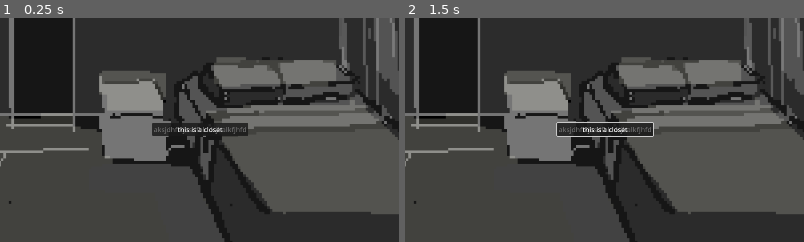
Above: before the commit, frames 1-2 (left to right).
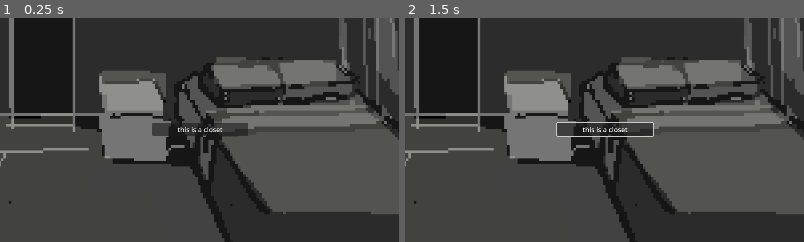
Above: after the commit, the same moments.

Repository: HypotheticalWhale/gamejai-0
Game: Godot game, scene res://Scenes/Bedroom.tscn
Two runs of this game, one before a commit and one after it. Both use one fixed random seed, a clock stepped at 60 frames per second and the inputs below. This scene is started directly instead of the project's main scene.
Inputs (mouse positions are % of the whole screen's width and height, from its top left):
- Up to frame 1 (0.25 s): no input
- Up to frame 2 (1.5 s): click (51, 49) at 0.5 s, where only the run before the commit has a clickable "aksjdhflkjasdfhkldsjhalkfjhfd"; move the mouse to (72, 45) at 1.27 s; hold Up (ui_up) from 1.28 s (still down); click (72, 45) at 1.42 s
The pictures show only the part of the screen within x 26-76%, y 24-74%; the shares and areas given below are measured in that part.

The runs differ from the first frame. In frame 1, 0.2% of the frame differs, in the area x 38-62%, y 48-52%; in frame 2, 0.2%.
Error before the commit: Invalid access to property or key 'stage' on a base object of type 'Control (bedroom.gd)'. (res://Scenes/bedroom.gd:7)
Error after the commit: Invalid access to property or key 'player_has_key' on a base object of type 'Control (bedroom.gd)'. (res://Scenes/bedroom.gd:6)

Commit message:
is it possible to keep moving forward

Diff:
--- a/Globals.gd
+++ b/Globals.gd
@@ -3,7 +3,7 @@
 var location_map = {
 	Vector2(0,0) : {"scene": "res://Scenes/Livingroom.tscn", "texture": "res://Screens/Screen.png"},
 	Vector2(0,1) : {"scene": "res://Scenes/Kitchen.tscn", "texture": "res://Screens/Screen1.png"},
-	Vector2(0,2) : {"scene": "res://Scenes/Corridor.tscn", "texture": "res://Screens/Screen2.png"},
+	Vector2(0,2) : {"scene": "res://Scenes/MidCorridor.tscn", "texture": "res://Screens/Screen2.png"},
 	Vector2(0,3) : {"scene": "res://Scenes/Study.tscn", "texture": "res://Screens/Screen2.png"},
 	Vector2(0,4) : {"scene": "res://Scenes/Bedroom.tscn", "texture": "res://Screens/Screen2.png"},
 	Vector2(0,5) : {"scene": "res://Scenes/Corridor.tscn", "texture": "res://Screens/Screen2.png"},
@@ -11,6 +11,8 @@
 
 var fear = 0
 var base_fear = 0
+var is_phone_solved = true
+var corridor_count = 0
 # start unscramble picture variables
 var picture_coord2id = {
 	Vector2(0,0): 0,
@@ -30,6 +32,7 @@
 var tile_length = 128
 var num_rows = 3
 var picture_global_position = Vector2(480, 240)
+var is_picture_unscrambled = false
 # end unscramble picture variables
 
 # start dialog variables
--- a/Main.tscn
+++ b/Main.tscn
@@ -56,7 +56,7 @@
 
 [node name="FootstepCooldown" type="Timer" parent="."]
 unique_name_in_owner = true
-wait_time = 3.0
+wait_time = 0.5
 one_shot = true
 
 [node name="BGM" type="AudioStreamPlayer2D" parent="."]
--- a/Scenes/Bedroom.tscn
+++ b/Scenes/Bedroom.tscn
@@ -127,6 +127,8 @@
 texture = ExtResource("2_qd8ot")
 
 [node name="ShowPicture" type="Button" parent="." index="2"]
+unique_name_in_owner = true
+visible = false
 layout_mode = 0
 offset_left = 863.0
 offset_top = 510.0
--- a/Scenes/Corridor.tscn
+++ b/Scenes/Corridor.tscn
@@ -1,9 +1,11 @@
-[gd_scene load_steps=3 format=3 uid="uid://djcaaf2q6ihgg"]
+[gd_scene load_steps=4 format=3 uid="uid://de7bn73wu8fp3"]
 
 [ext_resource type="PackedScene" uid="uid://bb8uui4bjtad0" path="res://Scenes/BaseScreen.tscn" id="1_jhtxk"]
 [ext_resource type="Texture2D" uid="uid://cn25hmovjknns" path="res://Assets/Corridor.png" id="2_we05l"]
+[ext_resource type="Script" uid="uid://bnlkott3vycco" path="res://Scenes/corridor.gd" id="2_xlkp1"]
 
 [node name="Screen2" instance=ExtResource("1_jhtxk")]
+script = ExtResource("2_xlkp1")
 
 [node name="TextureRect" parent="." index="0"]
 offset_right = 2048.0
--- a/Scenes/Kitchen.gd
+++ b/Scenes/Kitchen.gd
@@ -37,6 +37,7 @@
 			if input_sets == correct_answer:
 				print("you got it")
 				get_parent().stage -= 1
+				Globals.is_phone_solved = true
 			else:
 				print("wrong answer")
 			%Put.set_deferred("disabled", false)
--- /dev/null
+++ b/Scenes/MidCorridor.tscn
@@ -0,0 +1,11 @@
+[gd_scene load_steps=3 format=3 uid="uid://dxre6cgtj131s"]
+
+[ext_resource type="PackedScene" uid="uid://bb8uui4bjtad0" path="res://Scenes/BaseScreen.tscn" id="1_dyjbl"]
+[ext_resource type="Texture2D" uid="uid://cn25hmovjknns" path="res://Assets/Corridor.png" id="2_7jym2"]
+
+[node name="Screen2" instance=ExtResource("1_dyjbl")]
+
+[node name="TextureRect" parent="." index="0"]
+offset_right = 2048.0
+offset_bottom = 1152.0
+texture = ExtResource("2_7jym2")
--- a/Scenes/bedroom.gd
+++ b/Scenes/bedroom.gd
@@ -1,20 +1,26 @@
 extends Control
 
+@onready var dialog = get_tree().current_scene.get_node("CanvasLayer/Dialog")
+
 func _ready() -> void:
-	await update_picture_id2coord()
-	await initialize_picture()
-	var dialog = get_tree().current_scene.get_node("CanvasLayer/Dialog")
-	if get_tree().current_scene.stage == 3:
+	if get_tree().current_scene.player_has_key:
+		await update_picture_id2coord()
+		await initialize_picture()
+		%ShowPicture.visible = true
+
+	if get_tree().current_scene.player_has_key == false:
 		dialog.visible = true
 		dialog.text = Globals.dialog_data["UPON REACHING BEDROOM"]
 		await get_tree().create_timer(3).timeout
 		dialog.visible = false
 
-	await get_tree().create_timer(3).timeout
-	dialog.visible = true
-	dialog.text = Globals.dialog_data["AFTER 30 SECONDS OF BEING IN BEDROOM"]
-	await get_tree().create_timer(3).timeout
-	dialog.visible = false
+		await get_tree().create_timer(30).timeout
+		# need to check if we should still play this when the room changes
+		if get_tree().current_scene.player_has_key == false:
+			dialog.visible = true
+			dialog.text = Globals.dialog_data["AFTER 30 SECONDS OF BEING IN BEDROOM"]
+			await get_tree().create_timer(3).timeout
+			dialog.visible = false
 
 func get_adjacent_gap(tile_coord):
 	# id 8 represents gap
@@ -53,7 +59,7 @@
 	await update_picture_id2coord()
 
 
-func is_picture_unscrambled():
+func get_is_picture_unscrambled():
 	var current_picture = Globals.picture_coord2id.values()
 	var ordered_picture = current_picture.duplicate(true)
 	ordered_picture.sort()
@@ -92,7 +98,7 @@
 			await fill_gap(tile_coord_clicked, adjacent_gap)
 		else:
 			print("not sliding")
-		print(is_picture_unscrambled())
+		Globals.is_picture_unscrambled = get_is_picture_unscrambled()
 
 
 func update_picture_id2coord():
@@ -106,3 +112,7 @@
 func _on_closet_pressed() -> void:
 	# change closet image here
 	get_tree().current_scene.player_has_key = true
+	dialog.visible = true
+	dialog.text = Globals.dialog_data["AFTER OPENING CLOSET"]
+	await get_tree().create_timer(3).timeout
+	dialog.visible = false
--- /dev/null
+++ b/Scenes/corridor.gd
@@ -0,0 +1,39 @@
+extends Control
+
+@onready var dialog = get_tree().current_scene.get_node("CanvasLayer/Dialog")
+
+func _ready() -> void:
+	Globals.corridor_count += 1
+
+	# first time in corridor
+	if Globals.corridor_count == 1:
+		dialog.visible = true
+		dialog.text = Globals.dialog_data["CORRIDOR DIALOGUE (NECESSARY, TO SET SCENE FOR TIER 2)"]
+		await get_tree().create_timer(6).timeout
+		dialog.visible = false
+
+	# first time entering corridor after solving something
+	if (!Globals.is_picture_unscrambled and !Globals.is_phone_solved) and Globals.corridor_count > 3:
+		dialog.visible = true
+		dialog.text = Globals.dialog_data["CORRIDOR DIALOGUE (UPON ENTERING CORRIDOR FOR SECOND TIME, CALL INCOMPLETE– HINT!)"]
+		await get_tree().create_timer(6).timeout
+		dialog.visible = false
+
+	# havent solved picture
+	if (!Globals.is_picture_unscrambled and Globals.is_phone_solved) and Globals.corridor_count > 3:
+		dialog.visible = true
+		dialog.text = Globals.dialog_data["CORRIDOR DIALOGUE (UPON ENTERING CORRIDOR FOR SECOND TIME, CALL INCOMPLETE– HINT!)"]
+		await get_tree().create_timer(6).timeout
+		dialog.visible = false
+
+	# havent solved phone for 2 rounds
+	if (Globals.is_picture_unscrambled and !Globals.is_phone_solved) and Globals.corridor_count > 3:
+		dialog.visible = true
+		dialog.text = Globals.dialog_data["CORRIDOR DIALOGUE (UPON ENTERING CORRIDOR FOR SECOND TIME, PICTURE INCOMPLETE– HINT!)"]
+		await get_tree().create_timer(6).timeout
+		dialog.visible = false
+
+	dialog.visible = true
+	dialog.text = Globals.dialog_data["CORRIDOR DIALOGUE (UPON ENTERING CORRIDOR FOR SECOND TIME, CALL INCOMPLETE– HINT!)"]
+	await get_tree().create_timer(6).timeout
+	dialog.visible = false
Not shown, added: Scenes/corridor.gd.uid
